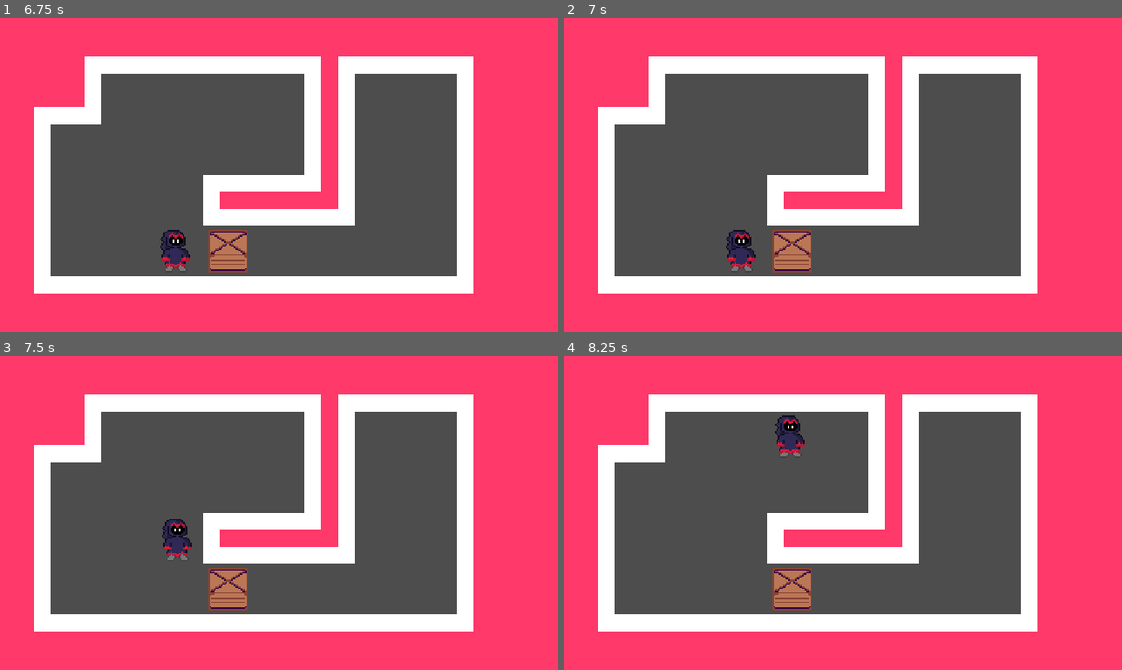
Above: before the commit, frames 1-4 (two rows, left to right).
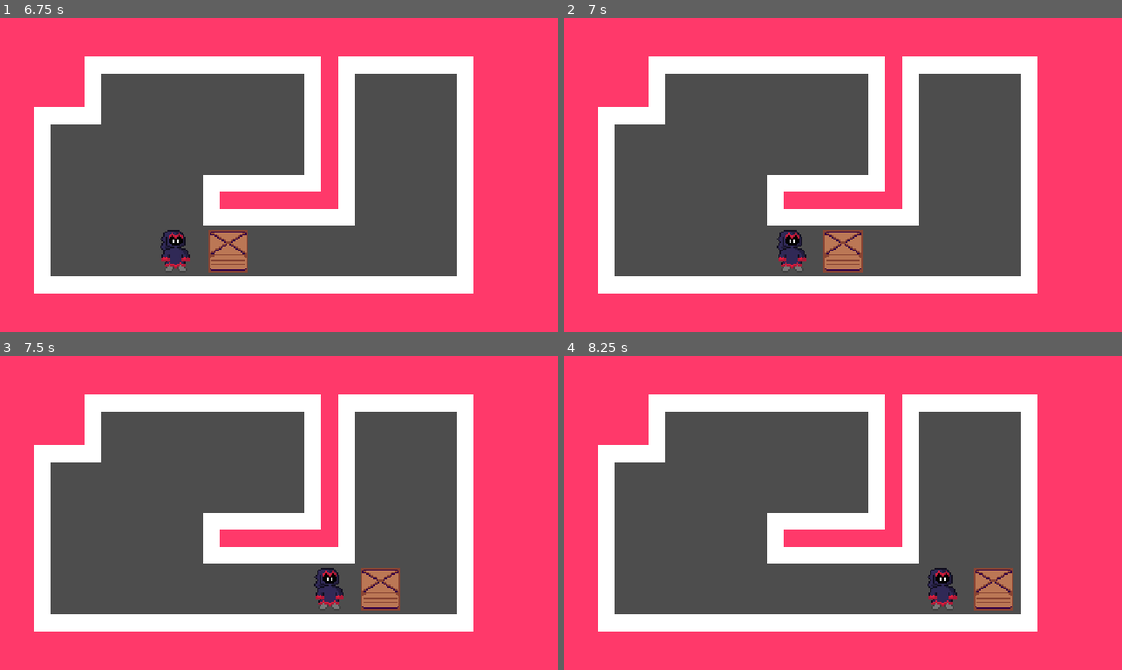
Above: after the commit, the same moments.

Repository: danielday-dev/PirateJam15
Game: Godot game, scene res://Scenes/LevelSelect.tscn
Two runs of this game, one before a commit and one after it. Both use one fixed random seed, a clock stepped at 60 frames per second and the inputs below.
Inputs:
- Up to frame 1 (6.75 s): click "0" at 0.5 s; tap Enter at 1.25, 3.5, 5.75 s; hold D (player_movement_right) 1.28-2.03 s; hold S (player_movement_down) 2.03-2.78 s; tap Space at 2.75, 4.25 s; hold D (player_movement_right) 2.78-3.53 s; hold W (player_movement_up) 3.53-4.28 s; hold A (player_movement_left) 4.28-5.78 s; hold S (player_movement_down) 5.78-6.53 s; hold D (player_movement_right) from 6.53 s (still down)
- Up to frame 2 (7 s): keep holding D (player_movement_right)
- Up to frame 3 (7.5 s): release D (player_movement_right) at 7.28 s; hold W (player_movement_up) from 7.28 s (still down)
- Up to frame 4 (8.25 s): release W (player_movement_up) at 8.03 s; hold D (player_movement_right) from 8.03 s (still down)

Frame 1 is identical in both runs. In frame 2, 2.5% of the frame differs, in the area x 29-54%, y 67-82%; in frame 3, 2.9%; in frame 4, 3.0%, in the area x 37-81%, y 18-82%.

Commit message:
Entity push added.

Diff:
--- a/Assets/Levels/ObjectProcess.gd
+++ b/Assets/Levels/ObjectProcess.gd
@@ -18,7 +18,12 @@
 func checkIfWall(pos : Vector2i) -> bool:
 	var wallRect : Rect2i = $Walls.get_used_rect();
 	if (!wallRect.has_point(pos)): return false;
-	return $Walls.get_cell_source_id(0, pos) == 0;
+	return $Walls.get_cell_source_id(0, pos) != -1;
+
+func checkIfEntity(pos : Vector2i) -> bool:
+	var entityRect : Rect2i = $Entities.get_used_rect();
+	if (!entityRect.has_point(pos)): return false;
+	return $Entities.get_cell_source_id(0, pos) != -1;
 
 var inputMovementLastPrioritizedY : bool = false;
 func processInput():
@@ -47,17 +52,24 @@
 	var targetPos : Vector2i = playerPos + movement;
 	if (checkIfWall(targetPos)): return
 
-	# Get target information.
-	var entityRect : Rect2i = $Entities.get_used_rect();
-	var targetInEntityRect = entityRect.has_point(targetPos);
+	# Make sure an entity isnt in the way.
+	if (checkIfEntity(targetPos)):
+		# Check if entity is blocked.
+		var entityTargetPos : Vector2i = targetPos + movement;
+		if (checkIfWall(entityTargetPos) || checkIfEntity(entityTargetPos)):
+			return;
+
+		# TODO: Check if entity is pushable.
+
+		# Set animation data.
+		var entitySource : int = $Entities.get_cell_source_id(0, targetPos);
+		var entityAtlas : Vector2i = $Entities.get_cell_atlas_coords(0, targetPos);
+		$Entities.set_cell(0, targetPos);
+		$Animation.set_cell(0, targetPos, entitySource, entityAtlas);
 
 	# Get player information.
 	var playerSource : int = $Entities.get_cell_source_id(0, playerPos);
 	var playerAtlas : Vector2i = $Entities.get_cell_atlas_coords(0, playerPos);
-
-	# Make sure an entity isnt in the way.
-	# TODO: Process entity push.
-	if (targetInEntityRect && $Entities.get_cell_source_id(0, targetPos) != -1): return;
 
 	# Animation start.
 	$Entities.set_cell(0, playerPos);
